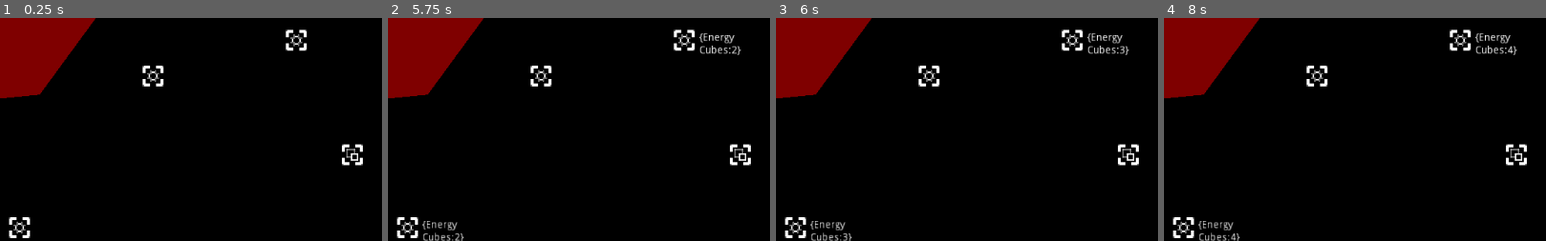
Above: before the commit, frames 1-4 (left to right).
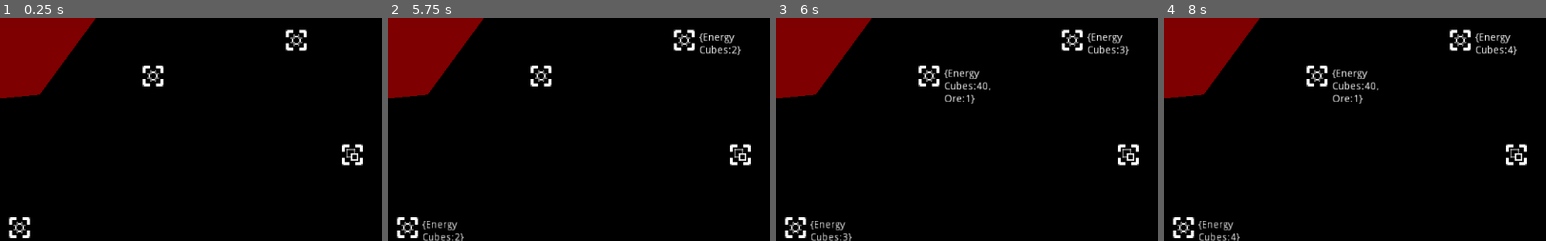
Above: after the commit, the same moments.

Repository: GalaxyCr8r/Exae
Game: Godot game, scene res://NullSector.tscn
Same seed, same stepped clock (60 frames per second), same inputs: the game is played once before the commit and once after it.
Inputs:
- Up to frame 1 (0.25 s): no input
- Up to frame 2 (5.75 s): tap Enter at 0.5, 2.75, 4.25 s; tap Space at 1.25, 3.5, 5 s
- Up to frame 3 (6 s): no input
- Up to frame 4 (8 s): no input
The pictures show only the part of the screen within x 23-73%, y 17-67%; the shares and areas given below are measured in that part.

Frames 1-2 are identical in both runs. In frame 3, 0.6% of the frame differs, in the area x 44-57%, y 23-39%; in frame 4, 0.6%.

Commit message:
Stations now take from their cargo, also added some basic e-cubes to all stations at start

Diff:
--- a/ObjStation.gd
+++ b/ObjStation.gd
@@ -7,9 +7,9 @@
 
 var _produces:R_Ware
 onready var health := startingHealth
-var cargo = {}
+var cargo = {"Energy Cubes":50}
 var currentWork : int = -1
-var currentCargoSpaceMC : int = 0
+var currentCargoSpaceMC : int = 50
 
 func _ready():
 	if is_instance_valid(produces) and typeof(produces) != typeof(R_Ware):
@@ -36,9 +36,15 @@
 
 		if currentWork >= _produces.timeToProduceSec:
 			currentWork = -1
-			addCargo(_produces.name, _produces.volumePerUnitMetersCubed, 1)
-			print("Production happened!!!")
-			print(String(cargo))
+			var tmpCargo = cargo
+			if removeAllWaresFromCargo(_produces.getAllRequired()) >= 0:
+				if addCargo(_produces.name, _produces.volumePerUnitMetersCubed, 1) >= 0 :
+					print("Production happened!!!")
+				else:
+					cargo=tmpCargo
+					print(String(cargo))
+			else:
+				cargo=tmpCargo
 
 """ Attempts to add cargo safely.
 Returns -1 if given irrational arguments.
@@ -65,6 +71,7 @@
 	print("New current cargo space: "+String(currentCargoSpaceMC))
 	if $Label:
 		$Label.text = String(cargo)
+	return 0
 
 """ Attempts to remove cargo safely.
 Returns -1 if given irrational arguments.
@@ -94,3 +101,14 @@
 	else:
 		print("ERROR: Something stupid happened.")
 		return -3
+	return 0
+
+func removeAllWaresFromCargo(cargoDict : Dictionary):
+	var ret
+
+	for key in cargoDict:
+		var ware:R_Ware = key
+		ret = removeCargo(ware.name, ware.volumePerUnitMetersCubed, cargoDict[key])
+		if ret < 0:
+			return ret
+	return 0
--- a/stationTypes/OreMine.tscn
+++ b/stationTypes/OreMine.tscn
@@ -14,3 +14,14 @@
 script = ExtResource( 2 )
 produces = ExtResource( 1 )
 cargoSpaceMetersCubed = 5000
+
+[node name="Label" type="Label" parent="."]
+margin_left = 10.0
+margin_top = -5.0
+margin_right = 95.0
+margin_bottom = 25.0
+rect_scale = Vector2( 0.5, 0.5 )
+autowrap = true
+__meta__ = {
+"_edit_use_anchors_": false
+}
--- a/wareTypes/R_Ore.tres
+++ b/wareTypes/R_Ore.tres
@@ -7,8 +7,8 @@
 script = ExtResource( 1 )
 name = "Ore"
 type = 1
-timeToProduceSec = 20.0
+timeToProduceSec = 5.0
 volumePerUnitMetersCubed = 10.0
 requiredWares = [ ExtResource( 2 ) ]
-requiredAmt = [ 100 ]
+requiredAmt = [ 10 ]
 warePrice = Vector2( 10, 50 )
--- a/wareTypes/R_Ware.gd
+++ b/wareTypes/R_Ware.gd
@@ -41,3 +41,11 @@
 
 	# If we got here, then all requirements were satsified!
 	return true
+
+func getAllRequired() -> Dictionary:
+	validate()
+
+	var newDict = {}
+	for i in range(0, requiredWares.size()):
+		newDict[requiredWares[i]] = requiredAmt[i]
+	return newDict
